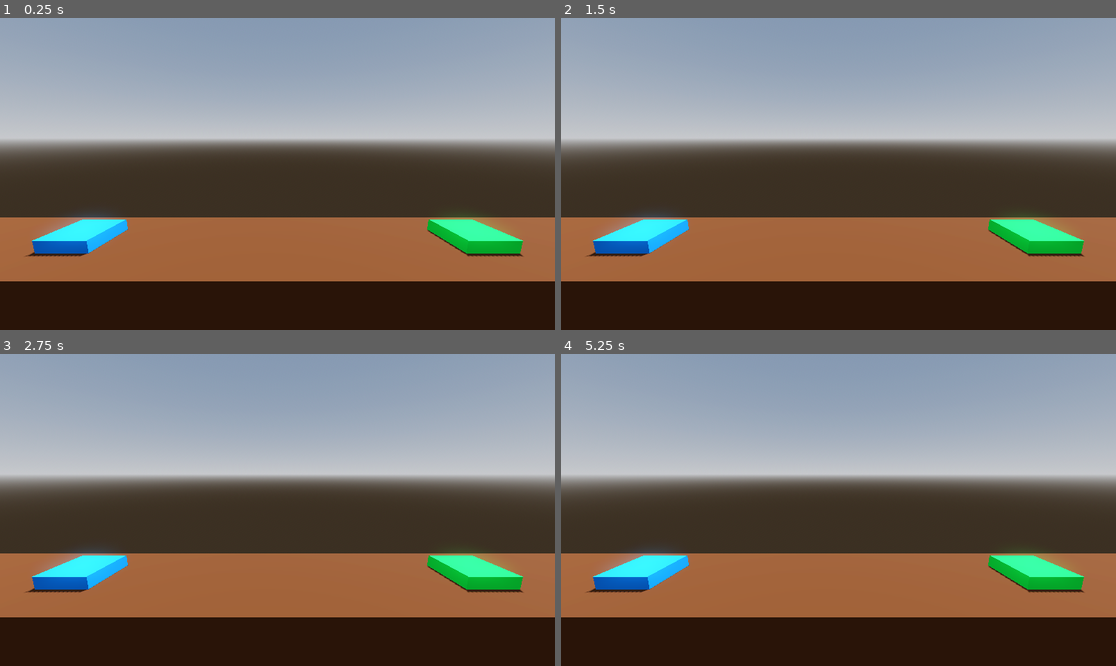
Above: before the commit, frames 1-4 (two rows, left to right).
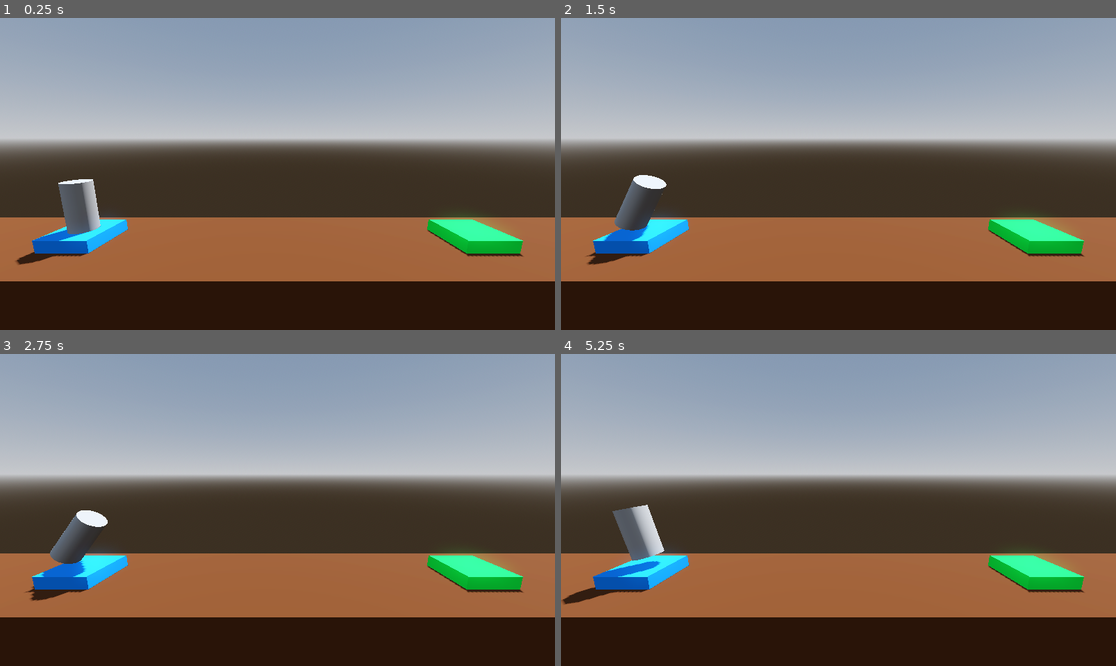
Above: after the commit, the same moments.

Repository: g-whittington/RocketScience
Game: Godot game, scene res://Level/level.tscn
The game is run twice, just before and just after one commit, with the same random seed, the same clock (stepped at 60 frames per second) and the same inputs. Before the commit the project has no main scene; this scene is started directly in both runs.
Inputs:
- Up to frame 1 (0.25 s): no input
- Up to frame 2 (1.5 s): tap Enter (ui_accept) at 0.5, 0.77 s; hold Right (ui_right) 0.53-1.28 s; hold Left (ui_left) from 1.28 s (still down)
- Up to frame 3 (2.75 s): tap Enter (ui_accept) at 1.52 s; release Left (ui_left) at 2.03 s; hold Right (ui_right) from 2.03 s (still down)
- Up to frame 4 (5.25 s): tap Enter (ui_accept) at 3.02, 3.77, 4.52 s; release Right (ui_right) at 3.53 s; hold Left (ui_left) from 3.53 s (still down)

The runs differ from the first frame. In frame 1, 1.4% of the frame differs, in the area x 2-19%, y 51-80%; in frame 2, 1.1%; in frame 3, 1.2%; in frame 4, 1.6%, in the area x 0-19%, y 48-81%.

Commit message:
Added basic plyaer to level

Diff:
--- a/Level/level.tscn
+++ b/Level/level.tscn
@@ -1,4 +1,6 @@
-[gd_scene load_steps=7 format=3 uid="uid://2gnffo4o5p7n"]
+[gd_scene load_steps=8 format=3 uid="uid://2gnffo4o5p7n"]
+
+[ext_resource type="PackedScene" uid="uid://dg7s6c4a4u1q4" path="res://player.tscn" id="1_7tnxm"]
 
 [sub_resource type="ProceduralSkyMaterial" id="ProceduralSkyMaterial_5mxr6"]
 sky_horizon_color = Color(0.64625, 0.65575, 0.67075, 1)
@@ -51,3 +53,6 @@
 
 [node name="Camera3D" type="Camera3D" parent="."]
 transform = Transform3D(1, 0, 0, 0, 0.984808, 0.173648, 0, -0.173648, 0.984808, 0, 4.2, 7.91)
+
+[node name="Player" parent="." instance=ExtResource("1_7tnxm")]
+transform = Transform3D(1, 0, 0, 0, 1, 0, 0, 0, 1, -8, 1.5, 0)
--- a/project.godot
+++ b/project.godot
@@ -11,5 +11,6 @@
 [application]
 
 config/name="RocketScience"
+run/main_scene="res://Level/level.tscn"
 config/features=PackedStringArray("4.2", "Forward Plus")
 config/icon="res://icon.svg"
